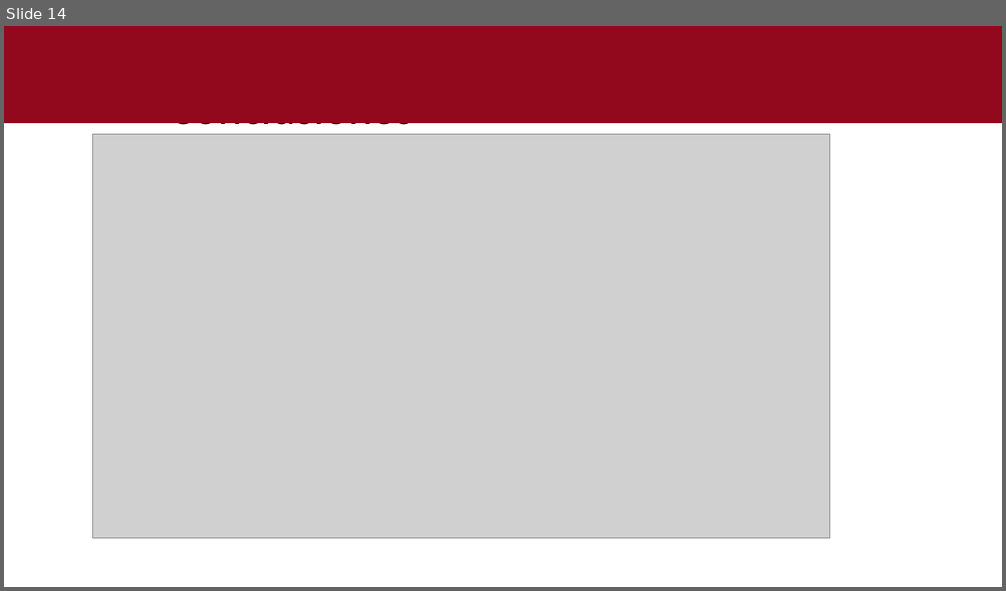
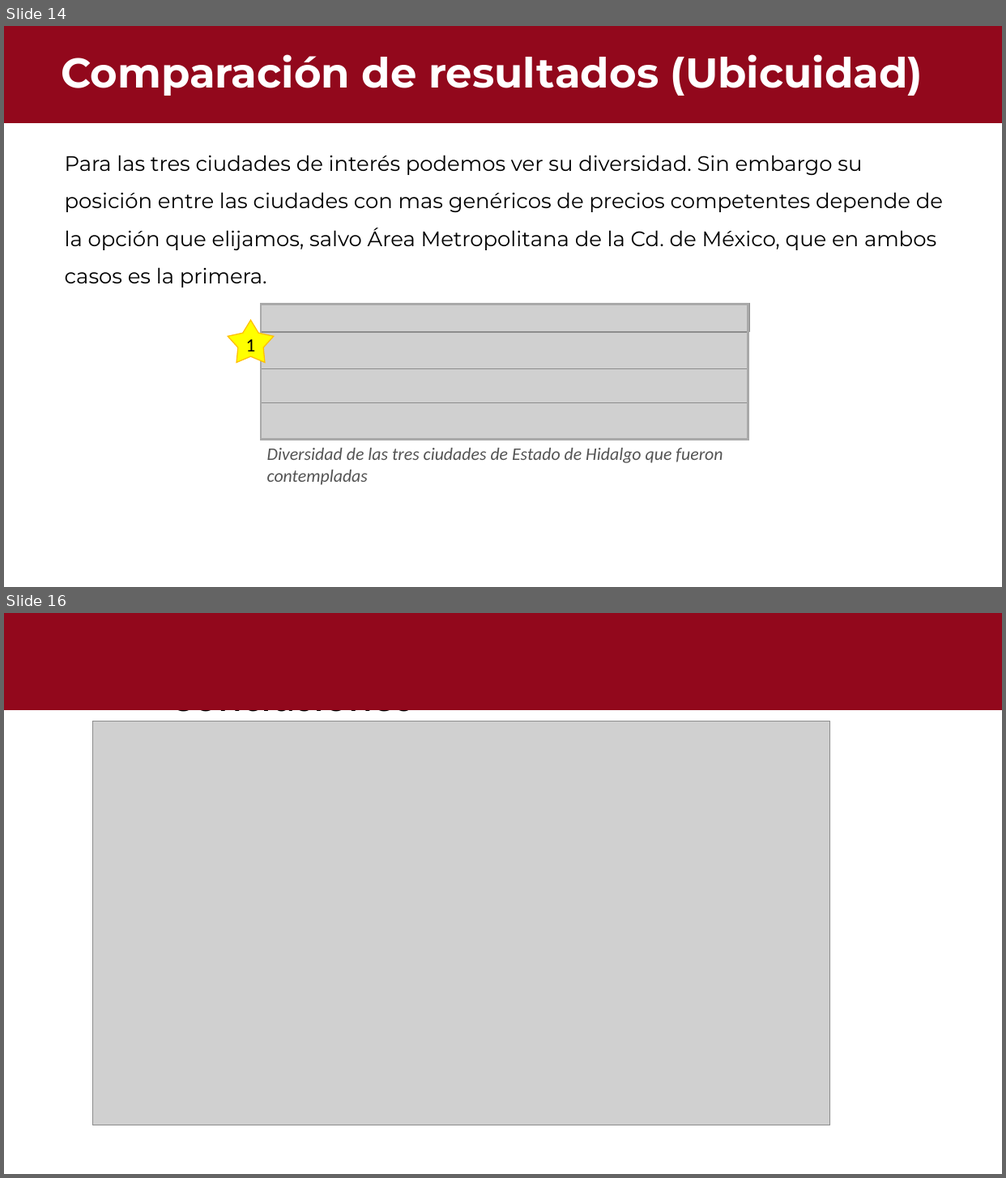
Before and after one commit to Enrique-2003SS/INPC_Regresi-n, a slide deck: outputs/INPC.pptx. Shown one above the other, each under a label of ours: slide 14 before the commit, slides 14 and 16 after it; the slides between them are not shown. The pictures are 1006x591 and 1006x1178 pixels, drawn with LibreOffice and Linux fonts; fonts in the diff are those of the drawing; grey boxes stand for pictures. Boxes give left, top, right and bottom in pixels: in the first picture for what was removed or moved away, otherwise in the second. Text is boxed around its words. In the diff, an @@ line names an element or a change of style, - is before the commit and + after.

```diff
--- a/outputs/INPC.pptx
+++ b/outputs/INPC.pptx
@@ slide 14 added at [4, 26, 1002, 587], background #FFFFFF @@
@@ rectangle added at [4, 26, 1002, 122], fill #92081C, outline #92081C 1 pt @@
@@ text added at [61, 54, 923, 96], 40 pt, text #FFFFFF, bold @@
+Comparación de resultados (Ubicuidad)
@@ text added at [65, 155, 943, 288], 20.1 pt, text #000000 @@
+Para las tres ciudades de interés podemos ver su diversidad. Sin embargo su posición entre las ciudades con mas genéricos de precios competentes depende de la opción que elijamos, salvo Área Metropolitana de la Cd. de México, que en ambos casos es la primera.
@@ picture added at [261, 304, 750, 332] @@
@@ rectangle added at [261, 305, 748, 439], outline #A9A9A9 2.25 pt @@
@@ star added at [228, 320, 274, 363], fill #FFFF00, outline #FFC000 1 pt @@
@@ text added at [246, 339, 256, 352], 18 pt, text #000000 @@
+1
@@ picture added at [261, 332, 748, 369] @@
@@ picture added at [261, 366, 748, 403] @@
@@ picture added at [261, 403, 748, 439] @@
@@ text added at [267, 448, 722, 485], 17 pt, text #545454, italic @@
+Diversidad de las tres ciudades de Estado de Hidalgo que fueron
+contempladas
@@ what was slide 14 is now slide 16 @@
```
Also in this commit, not shown: 7 slides changed, 1 other slide added.
